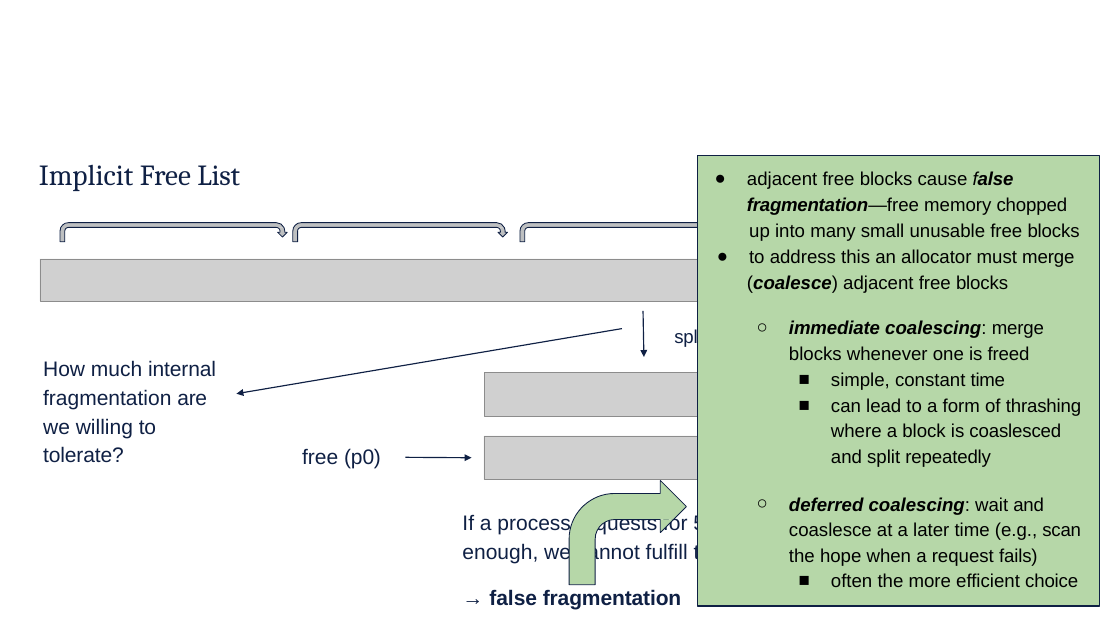
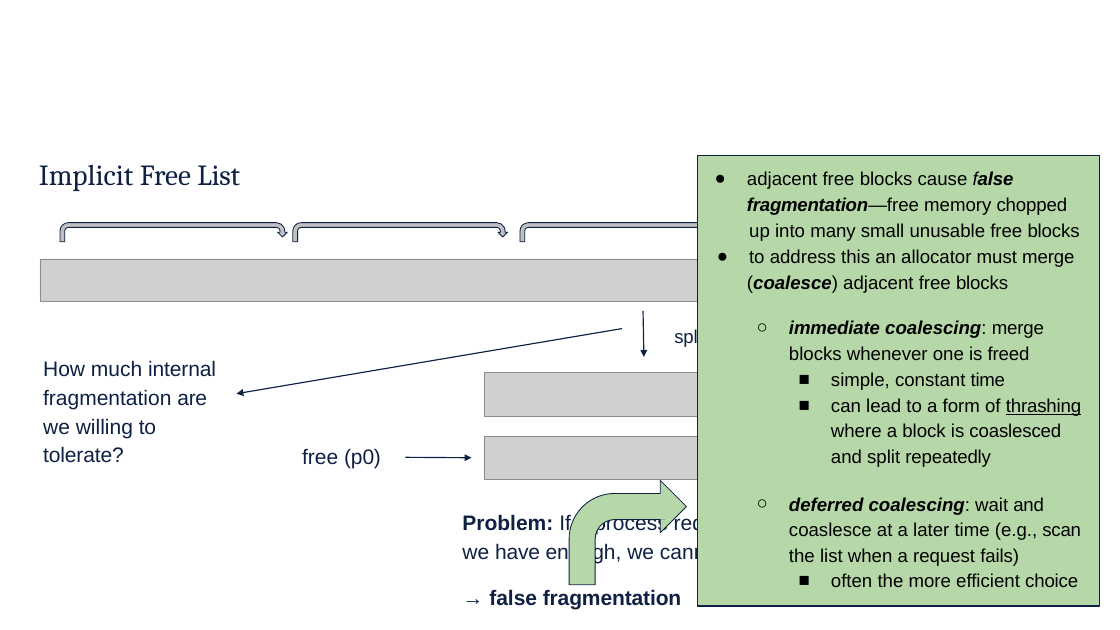
Before and after one commit to rbjohns8/CSC362-Spring-2026, a slide deck: slide 15 of Lecture Slides/16 - Free Block Management.pptx. Drawn at 1120x630 pixels with LibreOffice and Linux fonts; fonts in the diff are those of the drawing; grey boxes stand for pictures; background and template pictures are left out. Boxes give left, top, right and bottom in pixels: in the first picture for what was removed or moved away, otherwise in the second. Text is boxed around its words. In the diff, an @@ line names an element or a change of style, - is before the commit and + after.

Commit message:
Updating Lecture 16

```diff
--- a/Lecture Slides/16 - Free Block Management.pptx
+++ b/Lecture Slides/16 - Free Block Management.pptx
@@ text at [831,398,1081,467]: underline on in "thrashing" @@
@@ text at [777,497,1081,566]: text changed @@
-○ deferred coalescing: wait and coaslesce at a later time (e.g., scan the hope when a request fails)
+○ deferred coalescing: wait and coaslesce at a later time (e.g., scan the list when a request fails)
@@ text at [462,513,957,563]: text changed @@
-If a process requests for 5 words, although we have enough, we cannot fulfill the request.
+Problem: If a process requests for 5 words, although we have enough, we cannot fulfill the request.
```
Also in this commit, not shown: 3 other slides changed.
